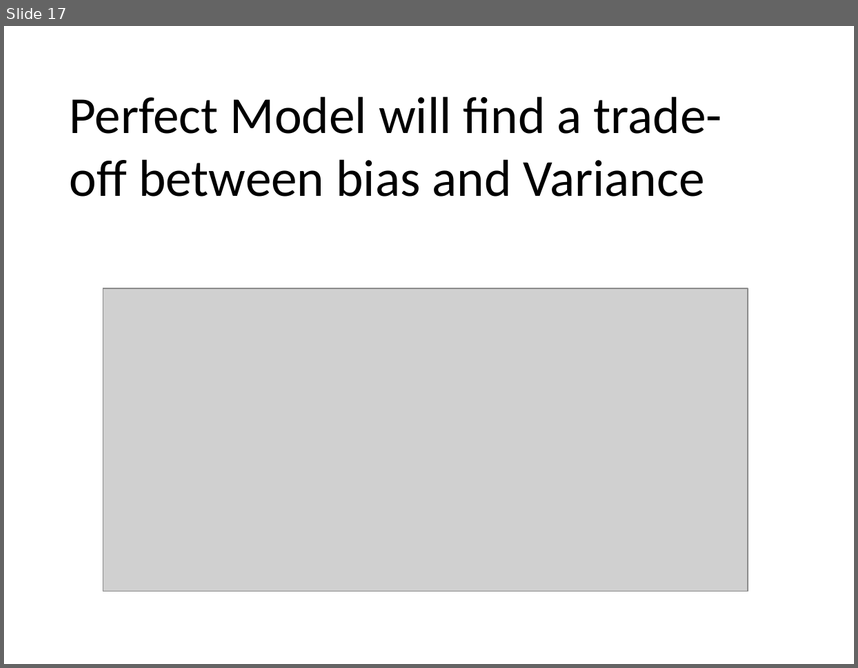
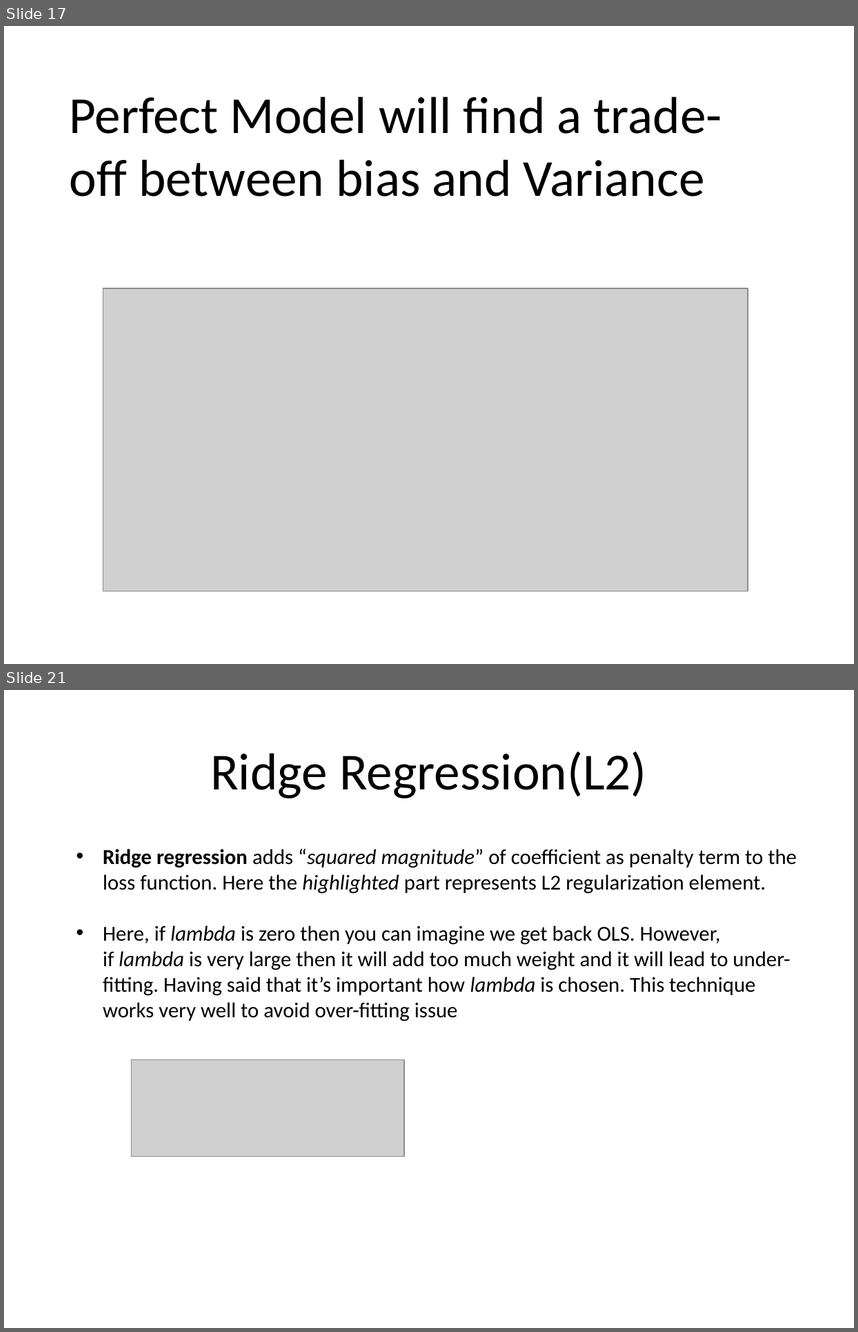
Before and after one commit to AAbbhishekk/IBMCApSTONE, a slide deck: Introduction To Linear Regression.pptx. Shown one above the other, each under a label of ours: slide 17 before the commit, slides 17 and 21 after it; the slides between them are not shown. The pictures are 858x668 and 858x1332 pixels, drawn with LibreOffice and Linux fonts; fonts in the diff are those of the drawing; grey boxes stand for pictures. Boxes give left, top, right and bottom in pixels: in the first picture for what was removed or moved away, otherwise in the second. Text is boxed around its words. In the diff, an @@ line names an element or a change of style, - is before the commit and + after.

```diff
--- a/Introduction To Linear Regression.pptx
+++ b/Introduction To Linear Regression.pptx
@@ slide 21 added at [4, 690, 854, 1328], background #FFFFFF @@
@@ title added at [210, 751, 647, 798], 44 pt, text #000000 @@
+Ridge Regression(L2)
@@ text added at [103, 849, 797, 1021], 18 pt, text #000000 @@
+• Ridge regression adds “squared magnitude” of coefficient as penalty term to the loss function. Here the highlighted part represents L2 regularization element.
+• Here, if lambda is zero then you can imagine we get back OLS. However, if lambda is very large then it will add too much weight and it will lead to under-fitting. Having said that it’s important how lambda is chosen. This technique works very well to avoid over-fitting issue
@@ picture added at [132, 1060, 404, 1156] @@
```
Also in this commit, not shown: 4 other slides added.
